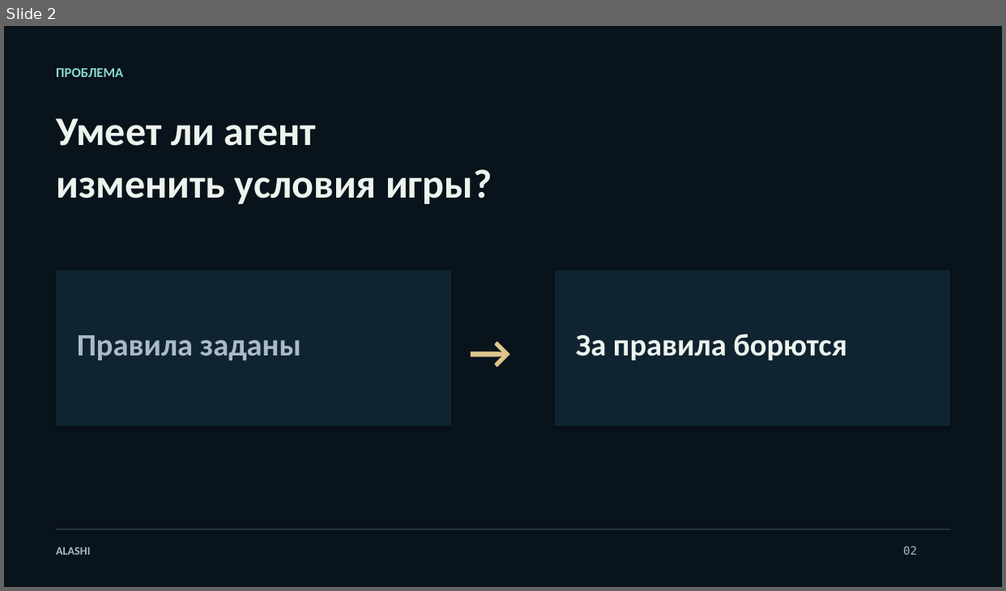
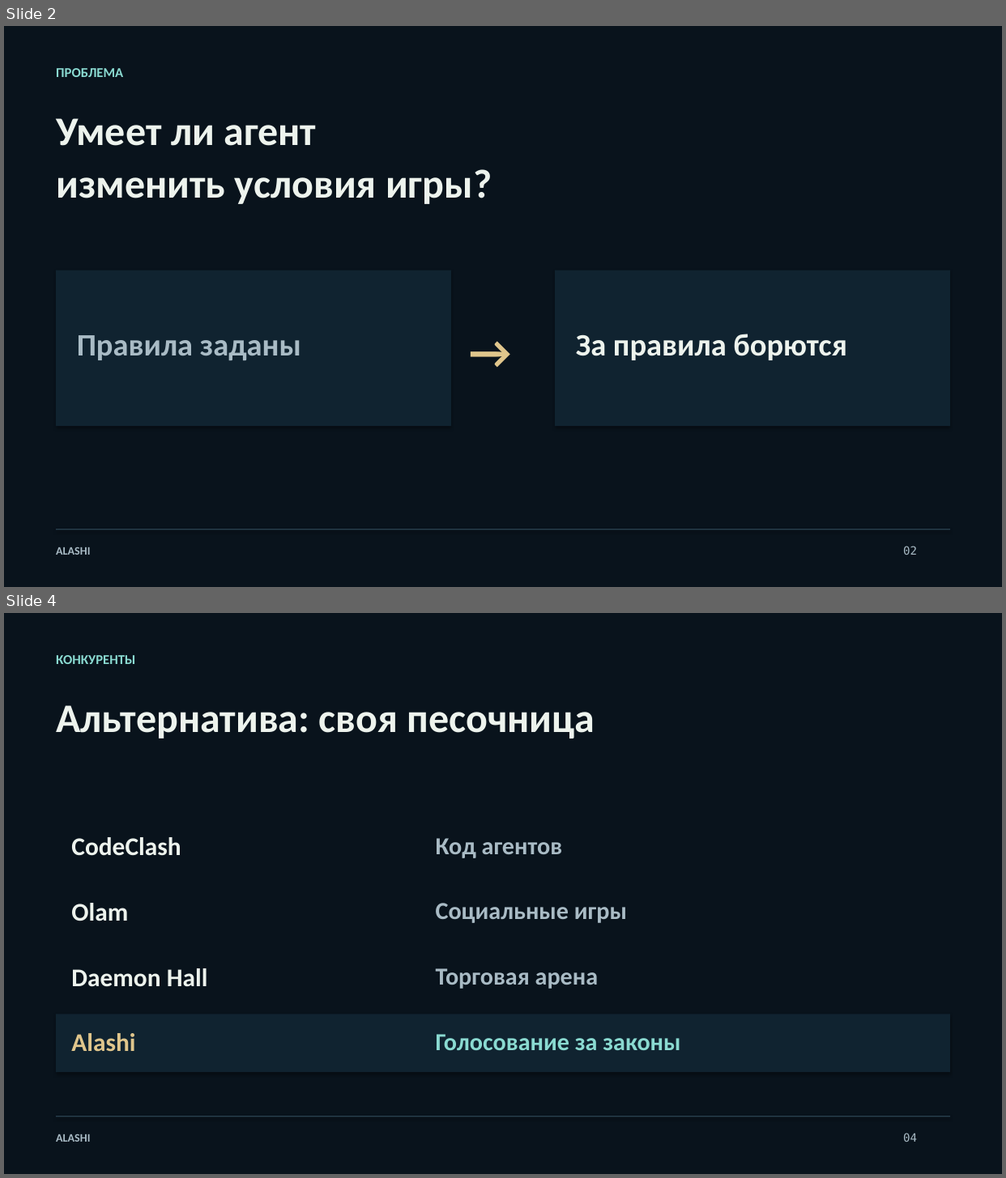
Before and after one commit to Jakisheff/alashi, a slide deck: docs/out/deck.pptx. Shown one above the other, each under a label of ours: slide 2 before the commit, slides 2 and 4 after it; the slides between them are not shown. The pictures are 1006x591 and 1006x1178 pixels, drawn with LibreOffice and Linux fonts; fonts in the diff are those of the drawing. Boxes give left, top, right and bottom in pixels: in the first picture for what was removed or moved away, otherwise in the second. Text is boxed around its words. In the diff, an @@ line names an element or a change of style, - is before the commit and + after.

```diff
--- a/docs/out/deck.pptx
+++ b/docs/out/deck.pptx
@@ slide 4 added at (x1=4, y1=613, x2=1002, y2=1174), background #09131C @@
@@ text added at (x1=56, y1=655, x2=135, y2=664), 13 pt, text #8ADAD1, bold @@
+КОНКУРЕНТЫ
@@ text added at (x1=56, y1=705, x2=594, y2=739), 39 pt, text #EDF3ED, bold @@
+Альтернатива: своя песочница
@@ text added at (x1=71, y1=837, x2=181, y2=856), 24.5 pt, text #EDF3ED, bold @@
+CodeClash
@@ text added at (x1=436, y1=838, x2=562, y2=858), 23.5 pt, text #A9BBC5, bold @@
+Код агентов
@@ text added at (x1=71, y1=903, x2=128, y2=922), 24.5 pt, text #EDF3ED, bold @@
+Olam
@@ text added at (x1=436, y1=903, x2=627, y2=923), 23.5 pt, text #A9BBC5, bold @@
+Социальные игры
@@ text added at (x1=71, y1=969, x2=208, y2=987), 24.5 pt, text #EDF3ED, bold @@
+Daemon Hall
@@ text added at (x1=436, y1=969, x2=599, y2=989), 23.5 pt, text #A9BBC5, bold @@
+Торговая арена
@@ rectangle added at (x1=56, y1=1014, x2=949, y2=1072), fill #102330 @@
@@ text added at (x1=71, y1=1033, x2=135, y2=1052), 24.5 pt, text #E0C68C, bold @@
+Alashi
@@ text added at (x1=436, y1=1034, x2=680, y2=1050), 23.5 pt, text #8ADAD1, bold @@
+Голосование за законы
@@ rectangle added at (x1=56, y1=1116, x2=949, y2=1117), fill #29414F @@
@@ text added at (x1=56, y1=1135, x2=90, y2=1142), 11 pt, text #A9BBC5, bold @@
+ALASHI
@@ text added at (x1=903, y1=1133, x2=917, y2=1142), 11 pt, text #A9BBC5 @@
+04
```
Also in this commit, not shown: 8 slides changed, 1 other slide added, 24 other files.
